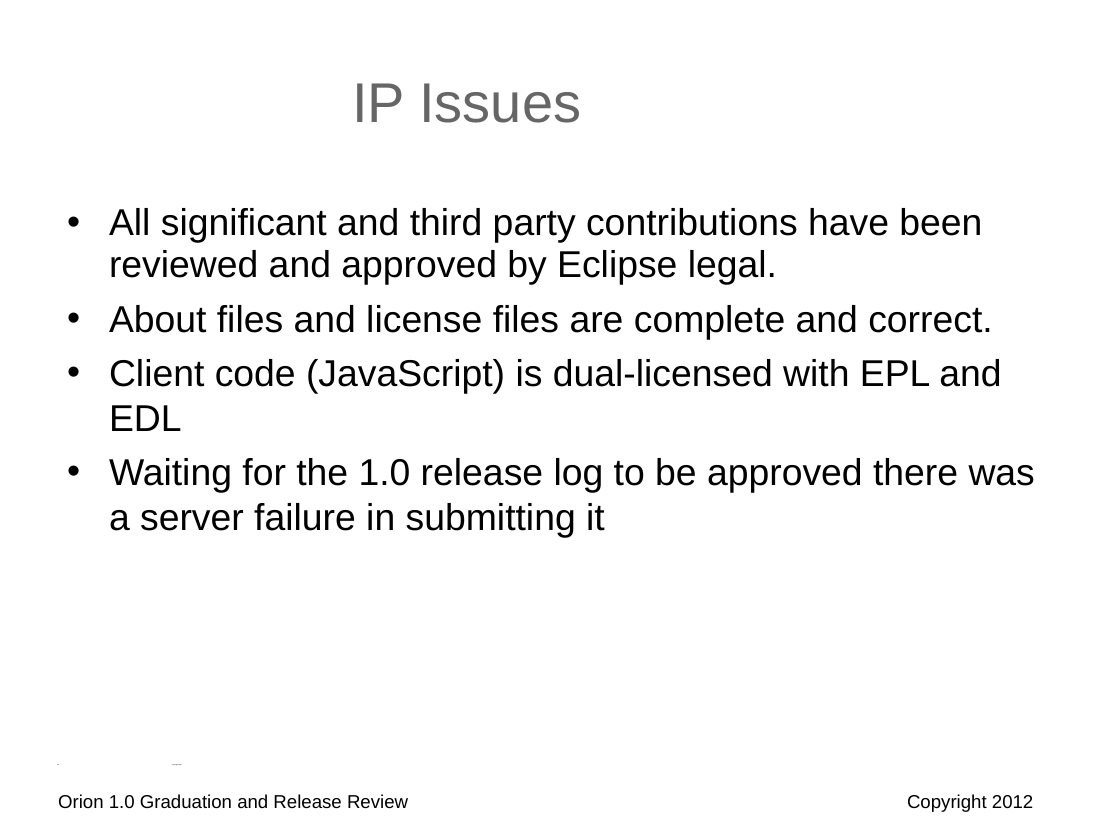
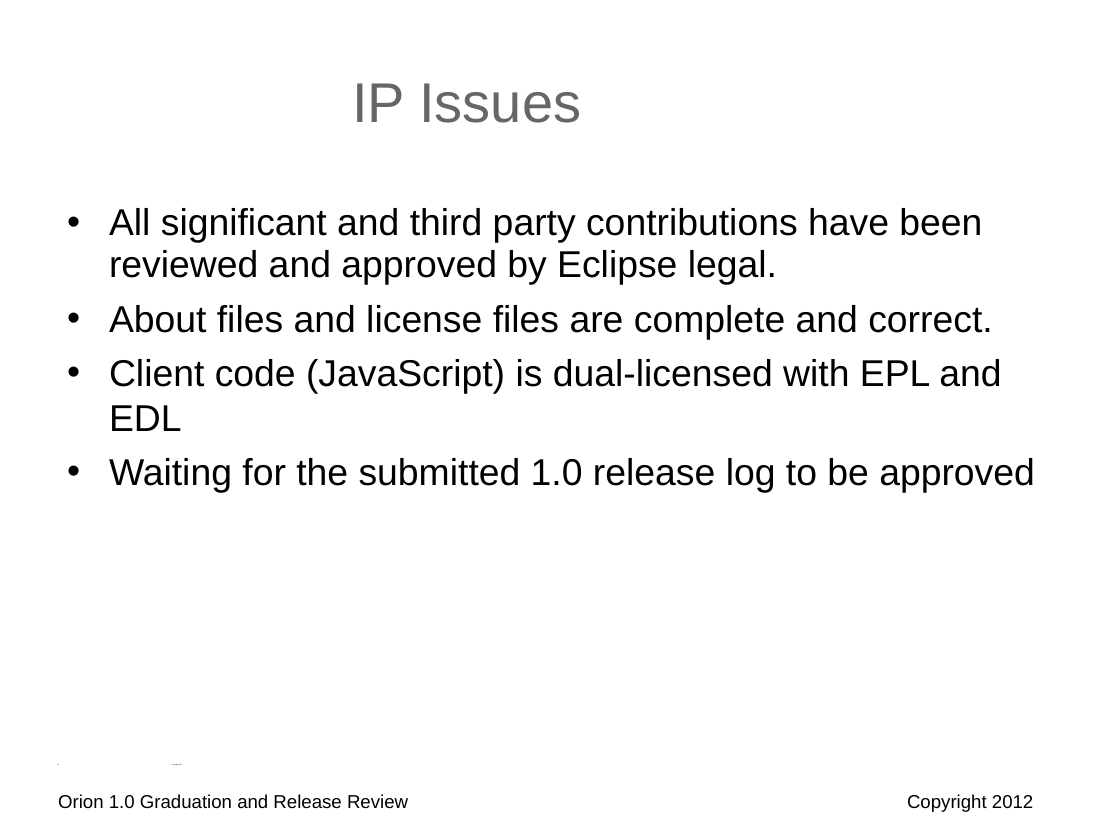
Before and after one commit to eclipse-archived/orion, a slide deck: slide 24 of reviews/orion-1-0-graduation-review.odp. Drawn at 1120x840 pixels with LibreOffice and Linux fonts; fonts in the diff are those of the drawing; background and template pictures are left out. Boxes give left, top, right and bottom in pixels: in the first picture for what was removed or moved away, otherwise in the second. Text is boxed around its words. In the diff, an @@ line names an element or a change of style, - is before the commit and + after.

```diff
--- a/reviews/orion-1-0-graduation-review.odp
+++ b/reviews/orion-1-0-graduation-review.odp
@@ text at (109, 458, 1035, 493): text changed @@
-• Waiting for the 1.0 release log to be approved there was a server failure in submitting it
+• Waiting for the submitted 1.0 release log to be approved
```
Also in this commit, not shown: 1 other slide changed, 1 other file.
